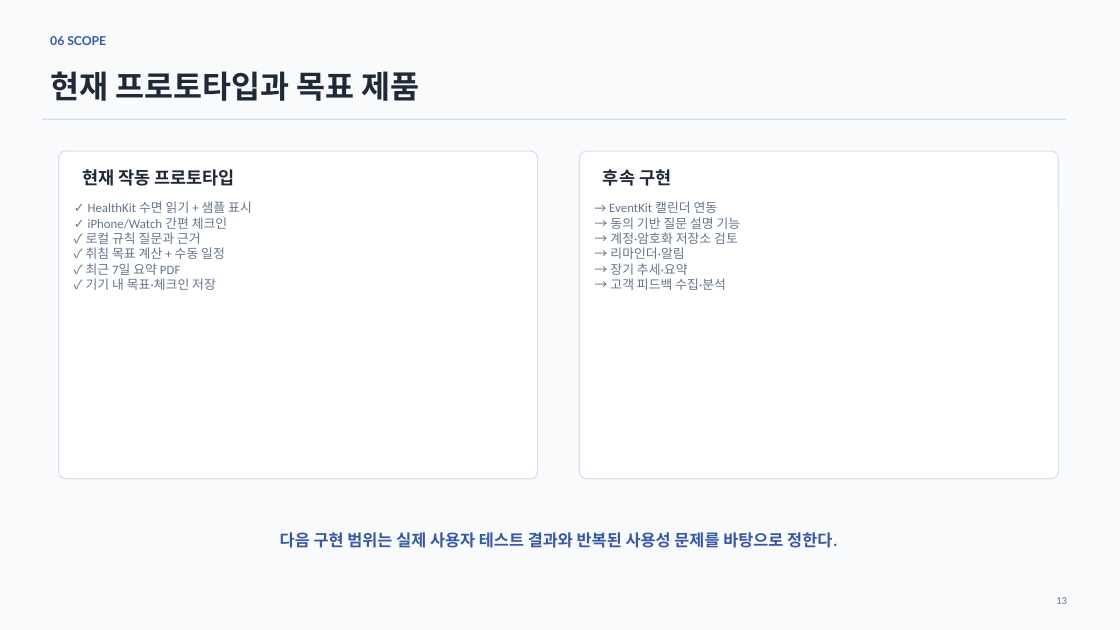
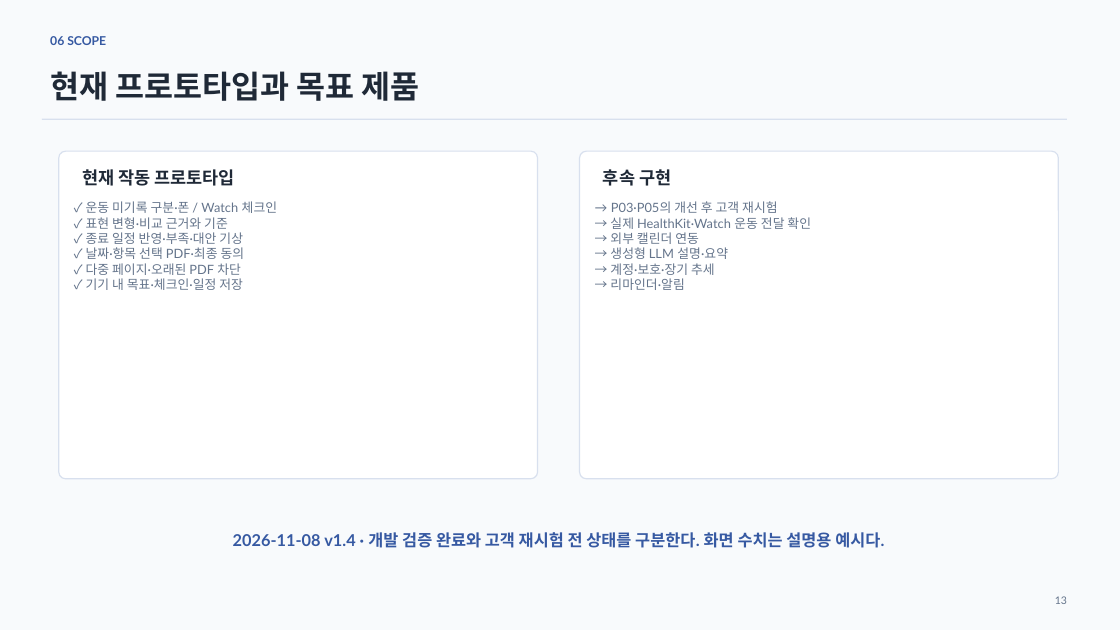
Before and after one commit to JinWoong-Jung/snorlax, a slide deck: slide 13 of 02_Jammanbo_UIUX.pptx. Drawn at 1120x630 pixels with LibreOffice and Linux fonts; fonts in the diff are those of the drawing. Boxes give left, top, right and bottom in pixels: in the first picture for what was removed or moved away, otherwise in the second. Text is boxed around its words. In the diff, an @@ line names an element or a change of style, - is before the commit and + after.

```diff
--- a/02_Jammanbo_UIUX.pptx
+++ b/02_Jammanbo_UIUX.pptx
@@ text at [86,201,277,290]: text changed; font Calibri to Lato @@
-✓ HealthKit 수면 읽기 + 샘플 표시
-✓ iPhone/Watch 간편 체크인
-✓ 로컬 규칙 질문과 근거
-✓ 취침 목표 계산 + 수동 일정
-✓ 최근 7일 요약 PDF
-✓ 기기 내 목표·체크인 저장
+✓ 운동 미기록 구분·폰 / Watch 체크인
+✓ 표현 변형·비교 근거와 기준
+✓ 종료 일정 반영·부족·대안 기상
+✓ 날짜·항목 선택 PDF·최종 동의
+✓ 다중 페이지·오래된 PDF 차단
+✓ 기기 내 목표·체크인·일정 저장
@@ text at [610,201,811,279]: text changed; font Calibri to Lato @@
-→ EventKit 캘린더 연동
-→ 동의 기반 질문 설명 기능
-→ 계정·암호화 저장소 검토
+→ P03·P05의 개선 후 고객 재시험
+→ 실제 HealthKit·Watch 운동 전달 확인
+→ 외부 캘린더 연동
+→ 생성형 LLM 설명·요약
+→ 계정·보호·장기 추세
@@ text at [610,263,726,290]: paragraphs removed @@
-→ 장기 추세·요약
-→ 고객 피드백 수집·분석
@@ text at [610,278,684,290]: font Calibri to Lato in "→ 리마인더·알림" @@
@@ text at [233,532,884,548]: text changed; font Calibri to Lato @@
-다음 구현 범위는 실제 사용자 테스트 결과와 반복된 사용성 문제를 바탕으로 정한다.
+2026-11-08 v1.4 · 개발 검증 완료와 고객 재시험 전 상태를 구분한다. 화면 수치는 설명용 예시다.
@@ text "13" at [1055,596,1067,604]: font Calibri to Lato @@
```
Also in this commit, not shown: 12 other slides changed, 22 other files.
